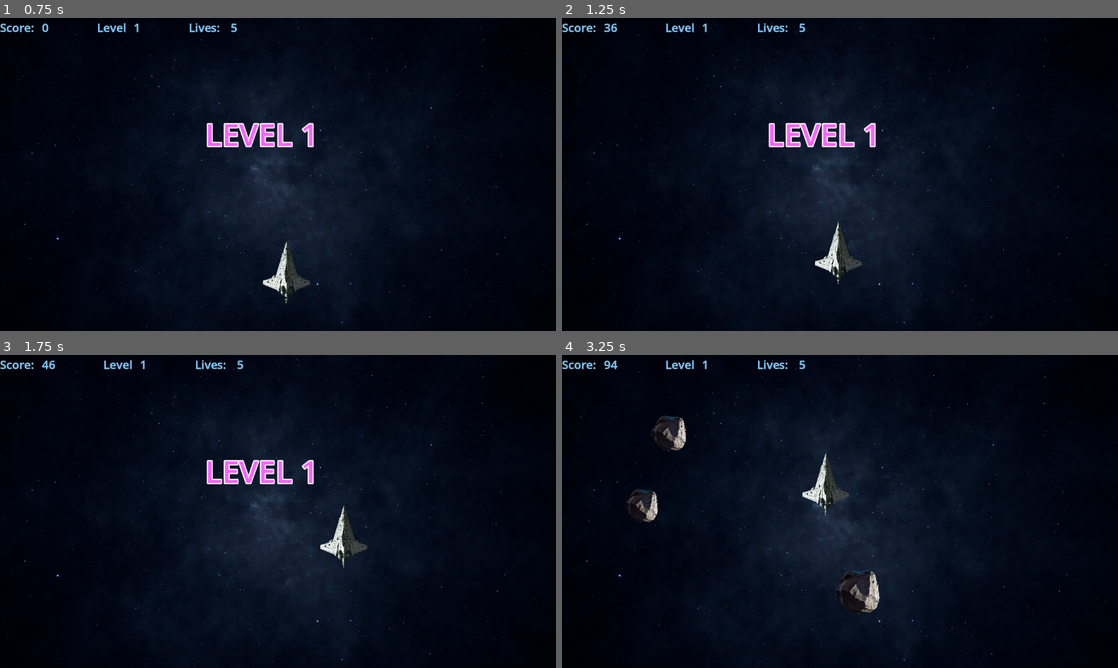
Above: before the commit, frames 1-4 (two rows, left to right).
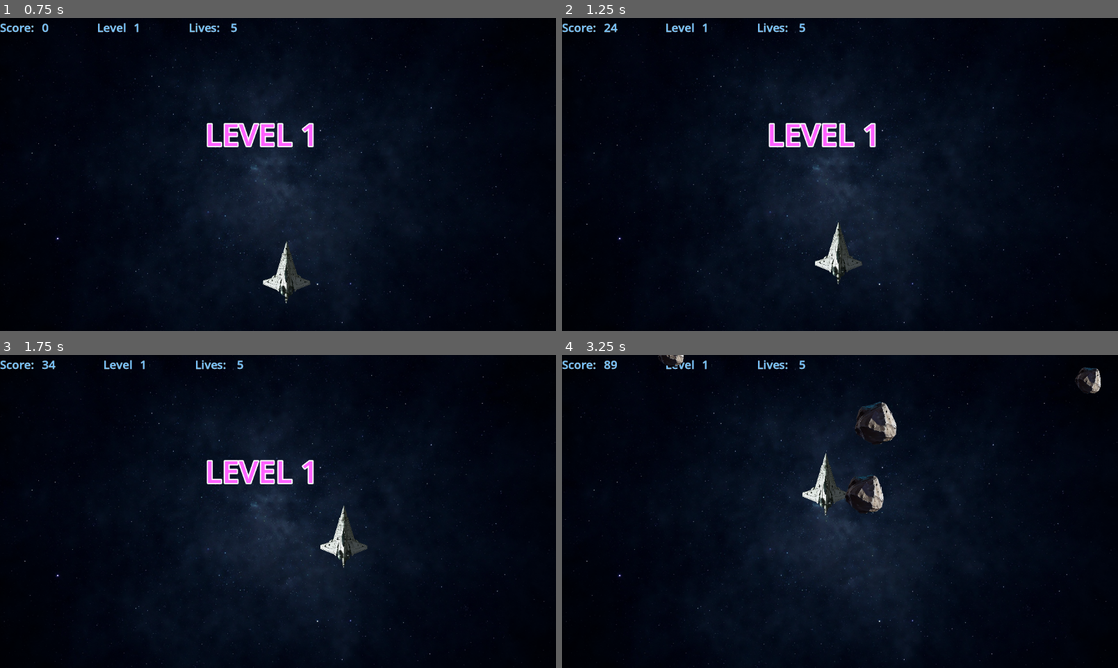
Above: after the commit, the same moments.

Repository: garystorey/godot-space-game
Game: Godot game, scene res://start.tscn
Two runs of this game, one before a commit and one after it. Both use one fixed random seed, a clock stepped at 60 frames per second and the inputs below.
Inputs (mouse positions are in pixels of both pictures, inside the frame that each line leads up to):
- Up to frame 1 (0.75 s): click "START" at 0.5 s
- Up to frame 2 (1.25 s): no input
- Up to frame 3 (1.75 s): move the mouse to (400, 495) at 1.27 s
- Up to frame 4 (3.25 s): move the mouse to (728, 527) at 2.02 s; move the mouse to (895, 442) at 2.77 s

Frame 1 is identical in both runs. In frame 2, less than 0.1% of the frame differs, in the area x 7-10%, y 1-5%; in frame 3, less than 0.1%; in frame 4, 2.4%, in the area x 7-97%, y 0-83%.

Commit message:
Fix Godot 4.5 compatibility issues
- Remove invalid linear_damp property from Area2D node (RigidBody2D-only property)
- Remove orphaned signal connection to non-existent _on_player_body_entered method
- Remove deprecated rng.randomize() call (auto-randomized in Godot 4.x)
- Remove debug print statements from production code

Diff:
--- a/game.gd
+++ b/game.gd
@@ -23,13 +23,10 @@
 const LEVEL_SFX: AudioStream = preload("uid://c25wdaajvcfhs")
 
 func _ready() -> void:
-	rng.randomize()
-
 	score_timer.timeout.connect(_on_score_timer_timeout)
 	round_timer.timeout.connect(_on_round_timer_timeout)
 	round_display_timer.timeout.connect(_on_display_timeout)
 	player.dead.connect(_on_dead)
-	print('firing sound in ready')
 	sfx.stream = LEVEL_SFX
 	round_text.text = str(0)
 	score_text.text = str(0)
@@ -90,7 +87,6 @@
 	max_scale += 0.05
 
 	var level := int(round_text.text)
-	print('firing sound in _on_round_timer_timoeout')
 	sfx.play()
 
 	level += 1
--- a/game.tscn
+++ b/game.tscn
@@ -36,7 +36,6 @@
 rotation = -1.5707964
 scale = Vector2(0.7, 0.7)
 collision_mask = 2
-linear_damp = 2.0
 script = ExtResource("2_fc0e3")
 
 [node name="Sprite2D" type="Sprite2D" parent="Player"]
@@ -151,5 +150,3 @@
 volume_db = -25.0
 autoplay = true
 parameters/looping = true
-
-[connection signal="body_entered" from="Player" to="." method="_on_player_body_entered"]
--- a/player.gd
+++ b/player.gd
@@ -88,7 +88,6 @@
 	var rb := body as RigidBody2D
 	rb.sleeping = false
 	animate_node.play_enabled()
-	print('playing in player _on_body_entered')
 	ship_sfx.play()
 
 	var dir: Vector2 = rb.global_position - global_position
